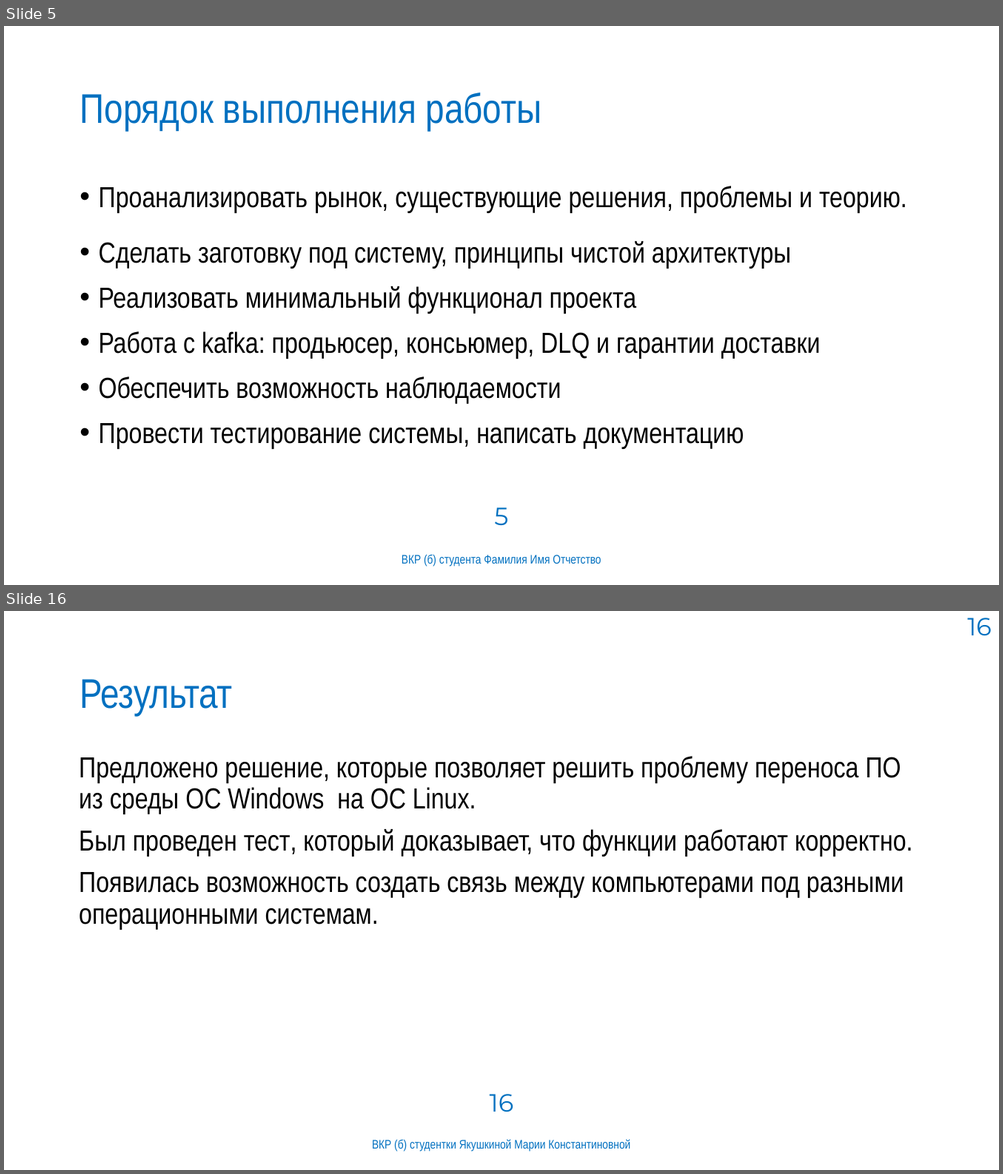
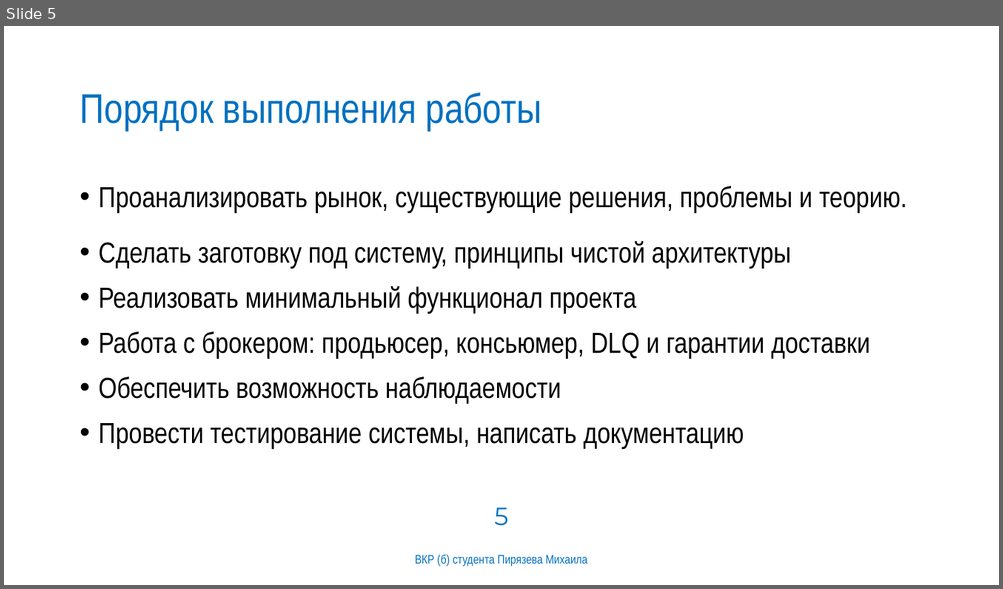
Before and after one commit to MAPiryazev/Diploma, a slide deck: docs/презентация.pptx. Shown one above the other, each under a label of ours: slides 5 and 16 before the commit, slide 5 after it; the slides between them are not shown. The pictures are 1003x1174 and 1003x589 pixels, drawn with LibreOffice and Linux fonts; fonts in the diff are those of the drawing; background and template pictures are left out. Boxes give left, top, right and bottom in pixels: in the first picture for what was removed or moved away, otherwise in the second. Text is boxed around its words. In the diff, an @@ line names an element or a change of style, - is before the commit and + after.

```diff
--- a/docs/презентация.pptx
+++ b/docs/презентация.pptx
@@ slide 16 removed at bbox=[4, 611, 999, 1170], background #FFFFFF @@
@@ page number removed at bbox=[967, 618, 991, 636] @@
-16
@@ title removed at bbox=[79, 679, 233, 715] @@
-Результат
@@ text removed at bbox=[79, 756, 913, 929] @@
-Предложено решение, которые позволяет решить проблему переноса ПО из среды ОС Windows на ОС Linux.
-Был проведен тест, который доказывает, что функции работают корректно.
-Появилась возможность создать связь между компьютерами под разными операционными системам.
@@ page number removed at bbox=[489, 1094, 514, 1113] @@
-16
@@ text removed at bbox=[372, 1139, 630, 1152] @@
-ВКР (б) студентки Якушкиной Марии Константиновной
@@ slide 5 changed as well @@
@@ text at bbox=[99, 332, 870, 358]: text changed @@
-• Работа с kafka: продьюсер, консьюмер, DLQ и гарантии доставки
+• Работа с брокером: продьюсер, консьюмер, DLQ и гарантии доставки
@@ text at bbox=[415, 554, 588, 567]: text changed @@
-ВКР (б) студента Фамилия Имя Отчетство
+ВКР (б) студента Пирязева Михаила
```
Also in this commit, not shown: 4 other slides changed, 10 slides added, 11 other slides removed, 6 other files.
